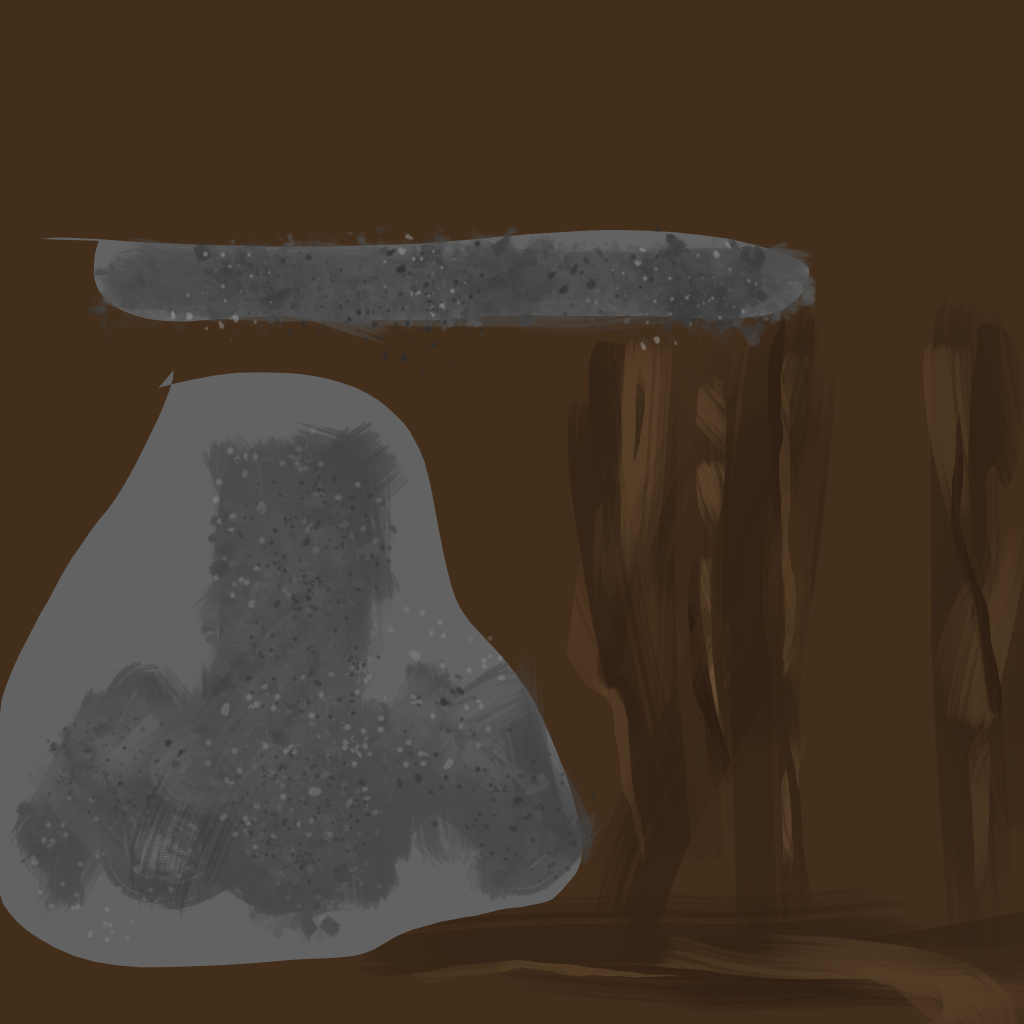
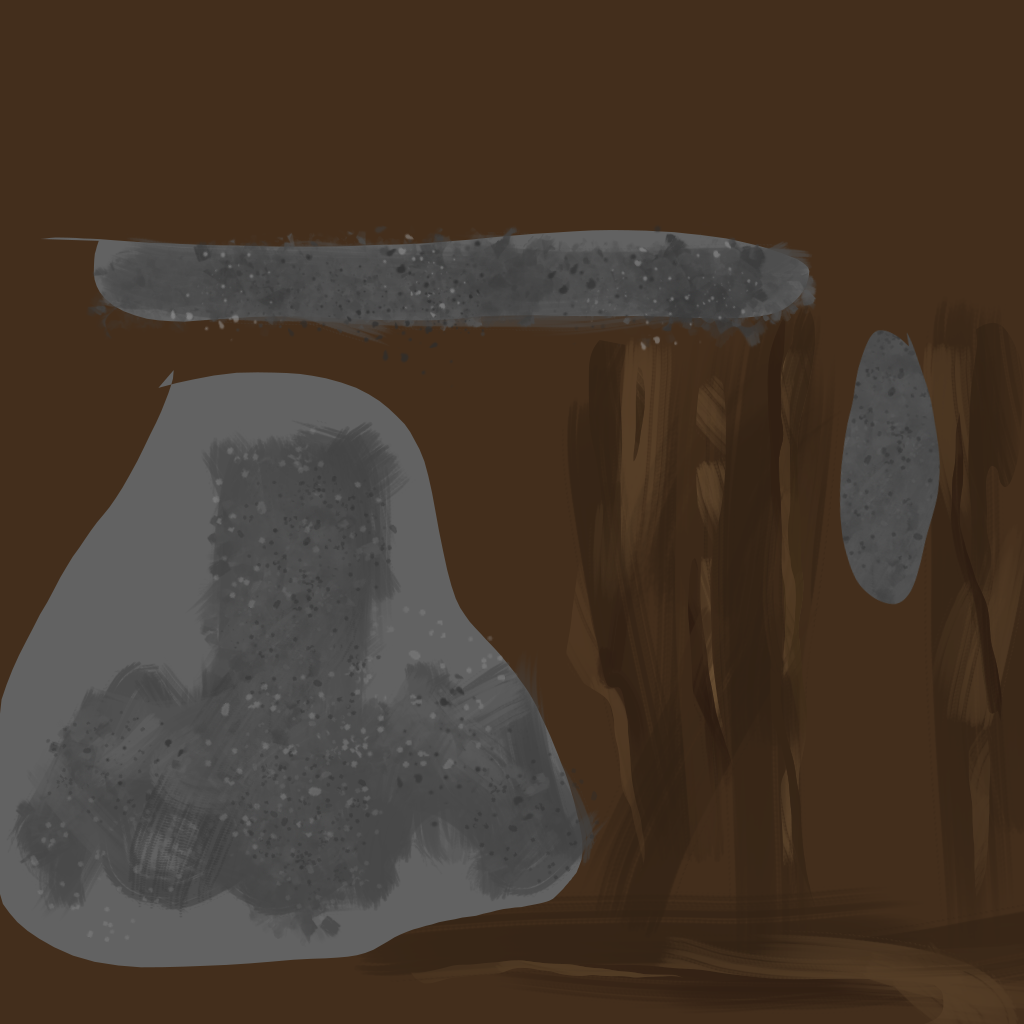
Before/after of a (1024, 1024) layered artwork. What changed in the layer stack:
painted on "Layer 2" over [839, 329, 941, 605]
